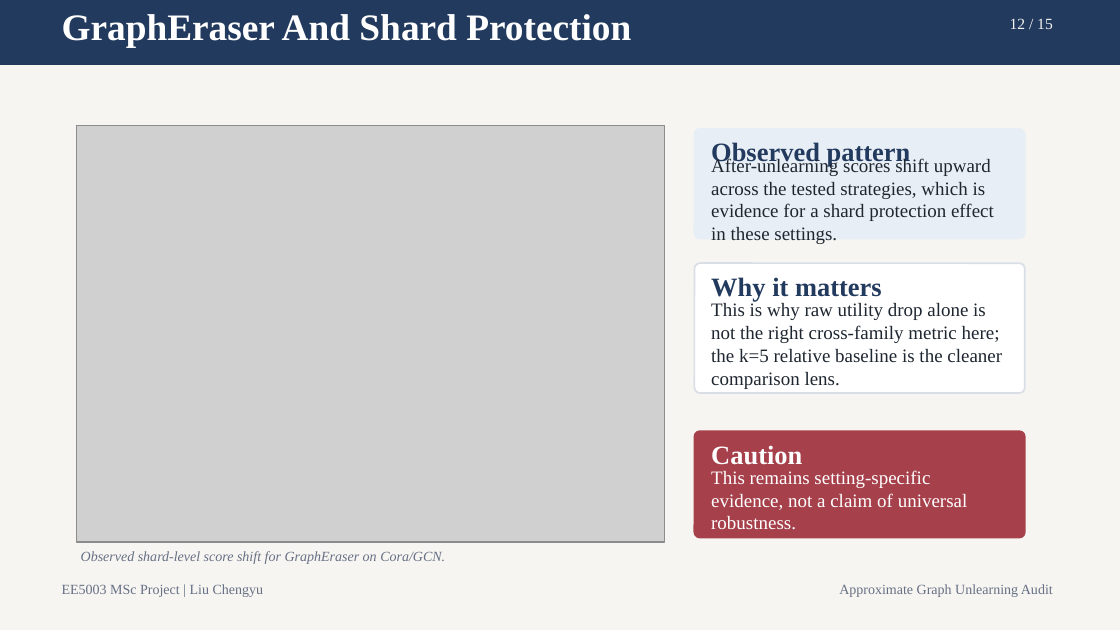
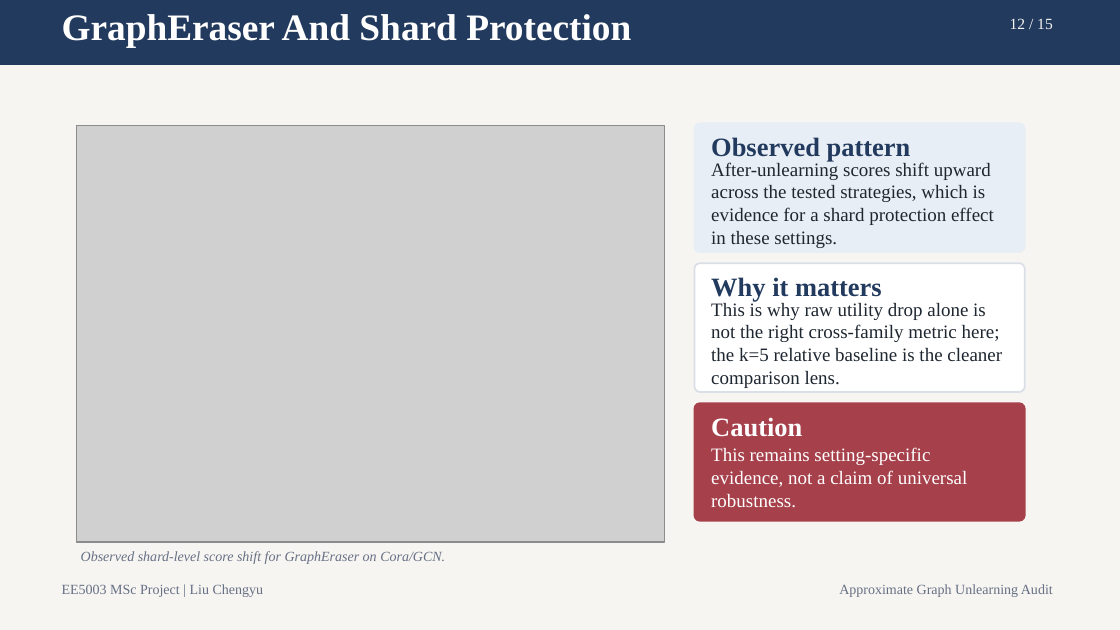
Before and after one commit to lelelelelelelelelelelelele/OpenGU, a slide deck: slide 12 of GULib-master/report/0417_5003report/ppt/out-export-check/final_15min_defense.pptx. Drawn at 1120x630 pixels with LibreOffice and Linux fonts; fonts in the diff are those of the drawing; grey boxes stand for pictures. Boxes give left, top, right and bottom in pixels: in the first picture for what was removed or moved away, otherwise in the second. Text is boxed around its words. In the diff, an @@ line names an element or a change of style, - is before the commit and + after.

```diff
--- a/GULib-master/report/0417_5003report/ppt/out-export-check/final_15min_defense.pptx
+++ b/GULib-master/report/0417_5003report/ppt/out-export-check/final_15min_defense.pptx
@@ rounded rectangle: place and size @@
-rounded rectangle at (694, 129, 1025, 239)
+rounded rectangle at (694, 123, 1025, 252)
@@ rounded rectangle at (694, 123, 1025, 252): proportions changed @@
@@ text "Observed pattern": place and size @@
-text "Observed pattern" at (711, 142, 911, 167)
+text "Observed pattern" at (711, 137, 911, 162)
@@ text "After-unlearning scores shift upward across ...": place and size @@
-text "After-unlearning scores shift upward across ..." at (711, 157, 994, 244)
+text "After-unlearning scores shift upward across ..." at (711, 161, 994, 248)
@@ rounded rectangle at (694, 403, 1025, 521): proportions changed @@
@@ rounded rectangle: place and size @@
-rounded rectangle at (694, 431, 1025, 538)
+rounded rectangle at (694, 403, 1025, 521)
@@ text "Caution": place and size @@
-text "Caution" at (711, 445, 802, 465)
+text "Caution" at (711, 417, 802, 437)
@@ text "This remains setting-specific evidence, not ...": place and size @@
-text "This remains setting-specific evidence, not ..." at (711, 470, 968, 529)
+text "This remains setting-specific evidence, not ..." at (711, 447, 968, 507)
```
Also in this commit, not shown: 4 other slides changed, 8 other files.
